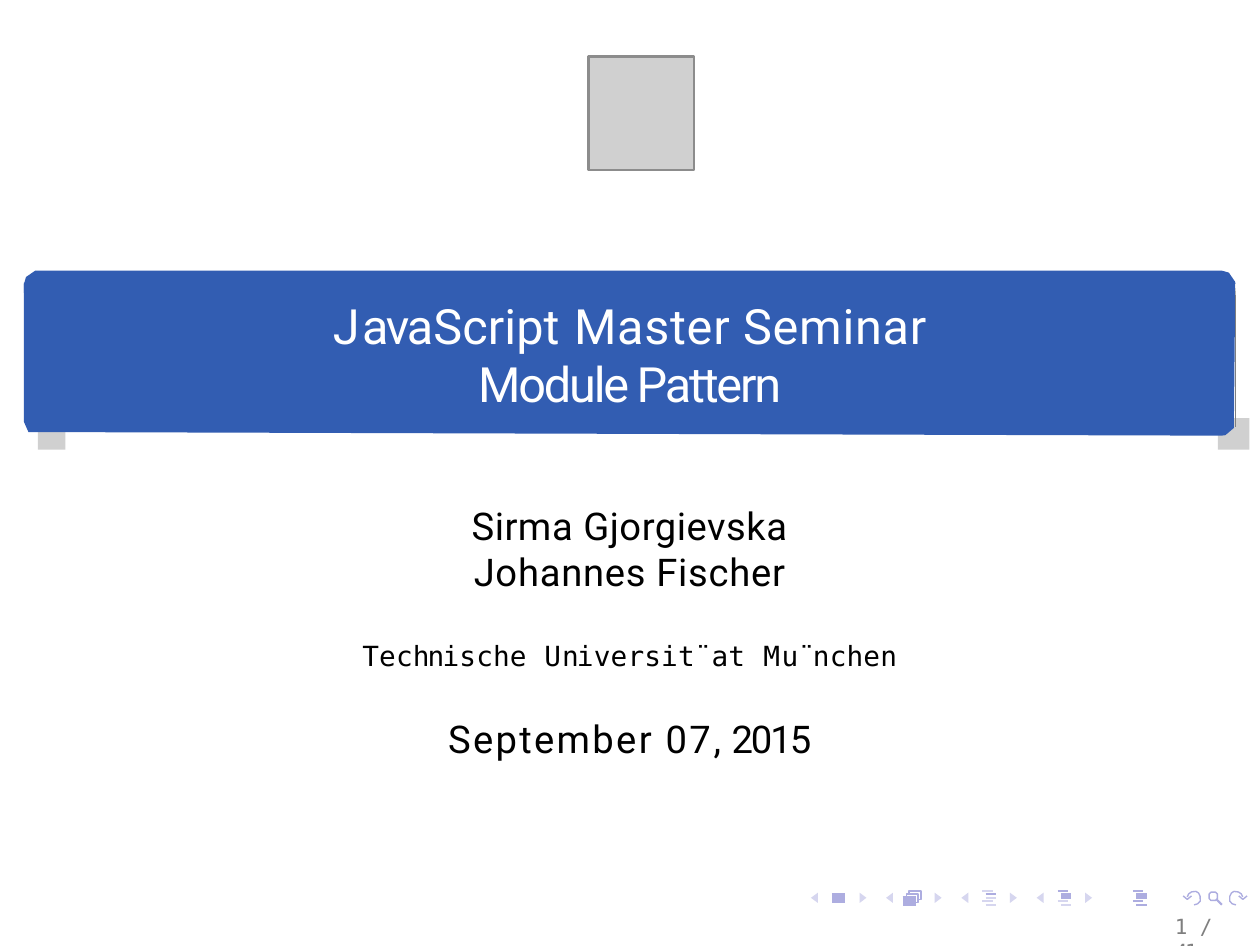
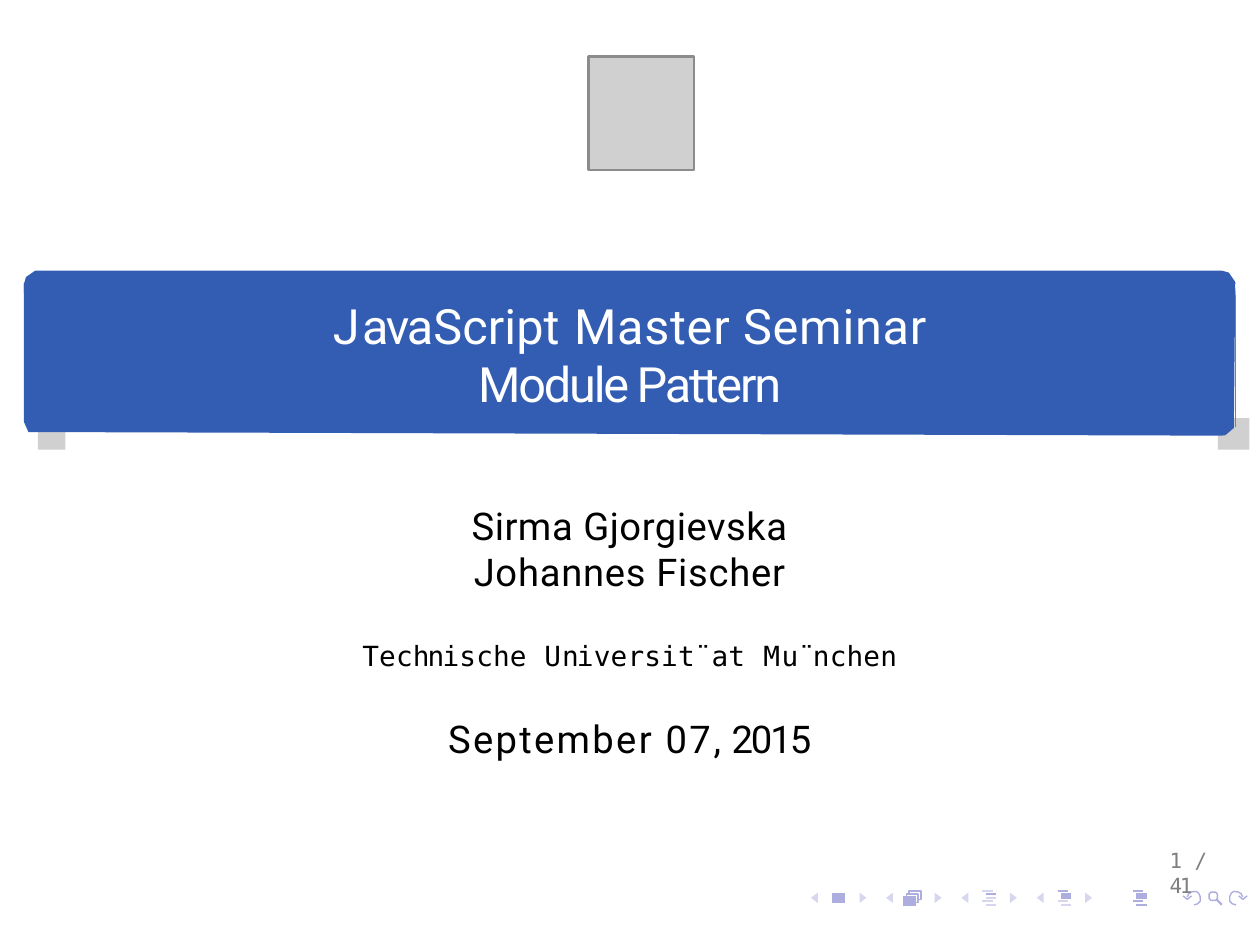
Before and after one commit to daFischer/Javascript-Seminar, a slide deck: slide 1 of Module Pattern - 2 version.pptx. Drawn at 1260x946 pixels with LibreOffice and Linux fonts; fonts in the diff are those of the drawing; grey boxes stand for pictures; background and template pictures are left out. Boxes give left, top, right and bottom in pixels: in the first picture for what was removed or moved away, otherwise in the second. Text is boxed around its words. In the diff, an @@ line names an element or a change of style, - is before the commit and + after.

```diff
--- a/Module Pattern - 2 version.pptx
+++ b/Module Pattern - 2 version.pptx
@@ page number rewrapped from <box>1175,919,1188,934</box> to <box>1170,853,1193,898</box> @@
```
Also in this commit, not shown: 9 other slides changed, 3 slides added.
